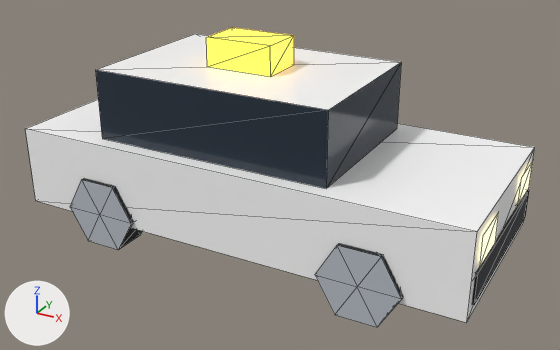
An edit to the glTF model public/models/props/car_taxi.glb, drawn before and after from the same camera.
Both versions are drawn from a 50 mm camera at (0.303, -0.538, 0.333) aimed at (0.011, -0.007, 0.068). Arrows for +X, +Y and +Z are at lower left; the lights stay in place. The older version comes first. Mesh edges are drawn as thin lines. Vertices at exactly the same position are counted once.

Objects in the first picture: 'car_taxi'.
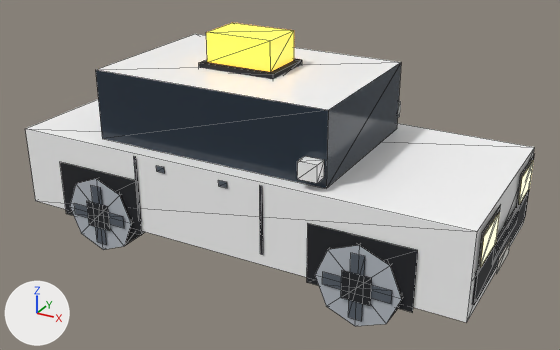
Pixel boxes (x1, y1, x2, y2) of what changed, in the pictures (560 x 350 px; the box of a moved part takes in the faces that stretch with it):
'car_taxi', reshaped: before (26, 27, 535, 327); after (26, 23, 535, 326)
part 1 of me_car_taxi, moved or reshaped: before (206, 27, 294, 77); after (297, 156, 324, 183)
part 2 of me_car_taxi, added: after (199, 58, 302, 79)
part 3 of me_car_taxi, moved or reshaped: before (480, 212, 499, 266); after (481, 212, 500, 266)
part 4 of me_car_taxi, moved or reshaped: before (518, 161, 533, 204); after (519, 160, 534, 204)
part 5 of me_car_taxi, added: after (206, 23, 294, 72)
part 6 of me_car_taxi, built on: before (70, 178, 404, 327); after (60, 155, 534, 326)

Edits to the bpy script that builds the scene:
```text
Add mat_metal_dark:
    mat_metal_dark = bpy.data.materials.new('metal_dark')
    # nodes: BsdfPrincipled, Mix, OutputMaterial, VertexColor
    # colours: greyish blue #59616b, mixed with the vertex colours
Add mat_white:
    mat_white = bpy.data.materials.new('white')
    # nodes: BsdfPrincipled, Mix, OutputMaterial, VertexColor
    # colours: white #f1eee6, mixed with the vertex colours
Change me_car_taxi:
    used by ob_car_taxi; location = (0.0, 0.0, 0.0)
    remove me_car_taxi.from_pydata(...)  # 112 vertices, 154 faces; spans x -0.202..0.202, y -0.089..0.089, z 0.005..0.182
    add me_car_taxi.from_pydata(...)  # 288 vertices, 284 faces; spans x -0.203..0.203, y -0.091..0.091, z 0.0..0.186
    me_car_taxi part 1: the loose piece of 8 vertices spanning x -0.05..0.01, y -0.02..0.02, z 0.157..0.182 is scaled about its middle by (0.267, 0.3, 0.56), then moved by (0.095, -0.076, -0.057), in mat_car_body
    me_car_taxi part 2: the loose piece of 8 vertices spanning x -0.05..0.01, y -0.02..0.02, z 0.157..0.182 is copied, and the copy is scaled about its middle by (1.17, 1.25, 0.32), then moved by (0.0, 0.0, -0.012), in mat_black; it spans x -0.055..0.015, y -0.025..0.025, z 0.153..0.161
    me_car_taxi part 3: the loose piece of 4 vertices spanning x 0.202, y -0.074..-0.034, z 0.066..0.09 is moved by (0.001, 0.0, 0.0)
    me_car_taxi part 4: the loose piece of 4 vertices spanning x 0.202, y 0.034..0.074, z 0.066..0.09 is moved by (0.001, 0.0, 0.0)
    me_car_taxi part 5: the loose piece of 8 vertices spanning x -0.05..0.01, y -0.02..0.02, z 0.157..0.182 is copied, and the copy is moved by (0.0, 0.0, 0.004); it spans x -0.05..0.01, y -0.02..0.02, z 0.161..0.186
    me_car_taxi part 6
    32 faces are deleted
    8 vertices in x -0.103..0.137, y -0.089..0.089, z 0.063 move by (0.007, 0.0, -0.005)
    8 vertices in x -0.137..0.103, y -0.089..0.089, z 0.063 move by (-0.007, 0.0, -0.005)
    8 vertices in x -0.137..0.103, y -0.089..0.089, z 0.005 move by (-0.007, 0.0, 0.005)
    8 vertices in x -0.103..0.137, y -0.089..0.089, z 0.005 move by (0.007, 0.0, 0.005)
    84 vertices are added at x -0.203..0.203, y -0.091..0.091, z 0.007..0.107
    8 new vertices lie (-0.024, 0.0, 0.01) away from vertices in x -0.103..0.137, y -0.089..0.089, z 0.063
    8 new vertices lie (0.024, 0.0, -0.01) away from vertices in x -0.137..0.103, y -0.089..0.089, z 0.005
    12 new vertices lie (0.0, 0.0, 0.01) away from vertices in x -0.147..0.147, y -0.09..0.09, z 0.029..0.107
    8 new vertices lie (0.084, 0.0, 0.0) away from vertices in x -0.162..0.078, y -0.086..0.086, z 0.024..0.074
    8 new vertices lie (0.024, 0.0, 0.0) away from vertices in x -0.132..0.108, y -0.091..0.091, z 0.022..0.046
    8 new vertices lie (0.01, 0.0, 0.0) away from vertices in x -0.125..0.115, y -0.09..0.09, z 0.007..0.061
    8 new vertices lie (0.008, 0.0, 0.0) away from vertices in x -0.058..0.001, y -0.086..0.086, z 0.087..0.092
    8 new vertices lie (0.0, 0.048, 0.0) away from vertices in x -0.202..0.202, y -0.078..0.03, z 0.062..0.094
    4 new faces join them, mat_car_glass
    34 new faces join them, mat_black
    26 new faces join them, mat_metal_dark
    4 new faces join them, mat_white
    32 new faces join them, mat_tire
    32 new faces join them, mat_rim
    other edits to the shape of me_car_taxi do not show in these pictures
    add me_car_taxi.materials.append(mat_metal_dark)
    add me_car_taxi.materials.append(mat_white)
```
